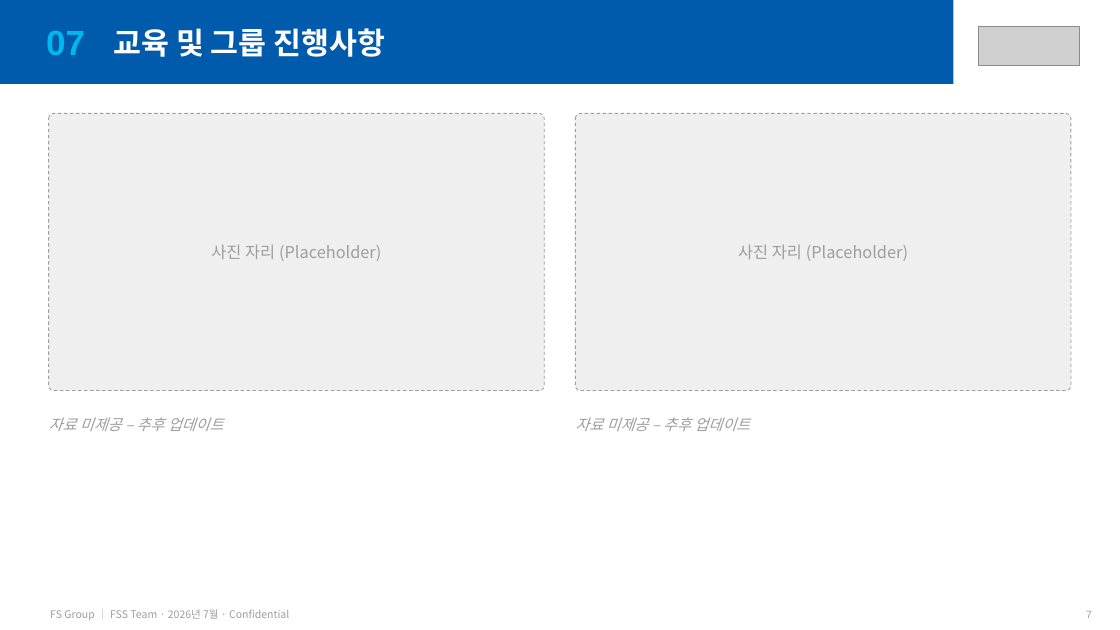
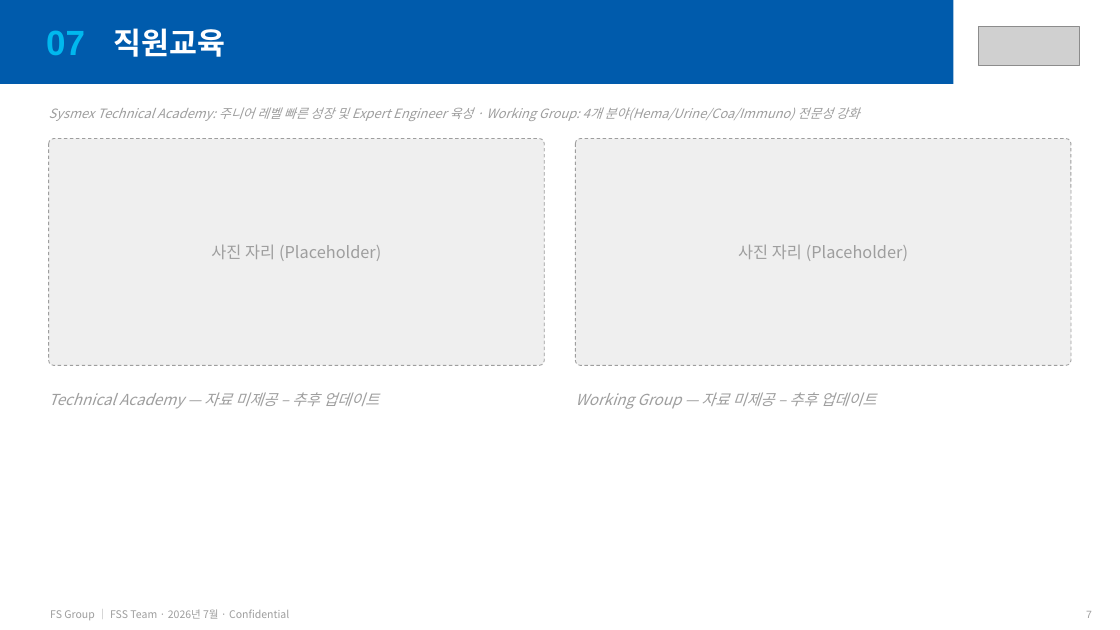
Before and after one commit to balhm12/Sysmex-schedule, a slide deck: slide 7 of reports/FSG_월간서비스보고_202607/FSG_월간서비스보고_202607.pptx. Drawn at 1120x630 pixels with LibreOffice and Linux fonts; fonts in the diff are those of the drawing; grey boxes stand for pictures. Boxes give left, top, right and bottom in pixels: in the first picture for what was removed or moved away, otherwise in the second. Text is boxed around its words. In the diff, an @@ line names an element or a change of style, - is before the commit and + after.

```diff
--- a/reports/FSG_월간서비스보고_202607/FSG_월간서비스보고_202607.pptx
+++ b/reports/FSG_월간서비스보고_202607/FSG_월간서비스보고_202607.pptx
@@ text at bbox=[113, 28, 225, 57]: text changed @@
-교육 및 그룹 진행사항
+직원교육
@@ text added at bbox=[49, 107, 860, 121], 11 pt, text #9E9E9E, italic @@
+Sysmex Technical Academy: 주니어 레벨 빠른 성장 및 Expert Engineer 육성 · Working Group: 4개 분야(Hema/Urine/Coa/Immuno) 전문성 강화
@@ rounded rectangle: place and size @@
-rounded rectangle at bbox=[49, 113, 544, 391]
+rounded rectangle at bbox=[49, 139, 544, 365]
@@ rounded rectangle at bbox=[49, 139, 544, 365]: proportions changed @@
@@ rounded rectangle at bbox=[576, 139, 1071, 365]: proportions changed @@
@@ rounded rectangle: place and size @@
-rounded rectangle at bbox=[576, 113, 1071, 391]
+rounded rectangle at bbox=[576, 139, 1071, 365]
@@ text at bbox=[49, 392, 379, 409]: text changed @@
-자료 미제공 – 추후 업데이트
+Technical Academy — 자료 미제공 – 추후 업데이트
@@ text at bbox=[575, 392, 877, 409]: text changed @@
-자료 미제공 – 추후 업데이트
+Working Group — 자료 미제공 – 추후 업데이트
```
Also in this commit, not shown: 6 other slides changed, 1 slide added, 1 slide removed, 1 other file.
